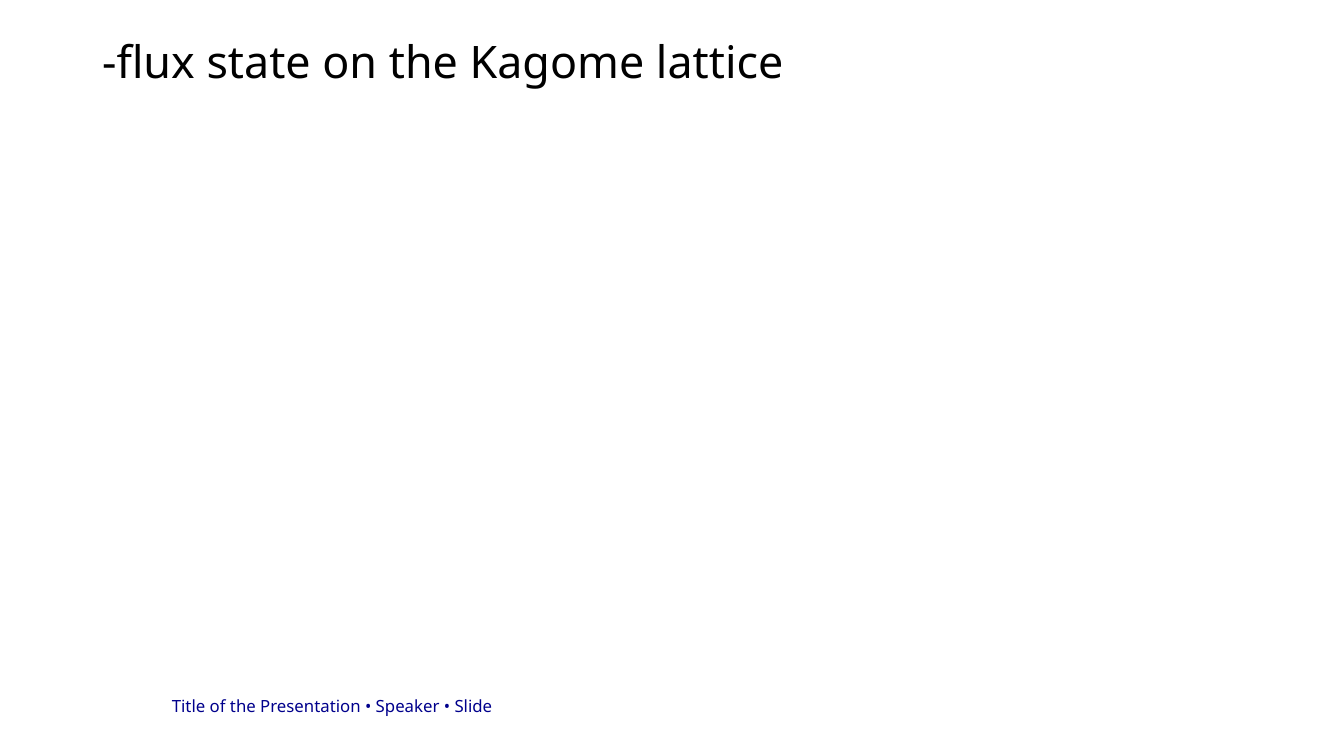
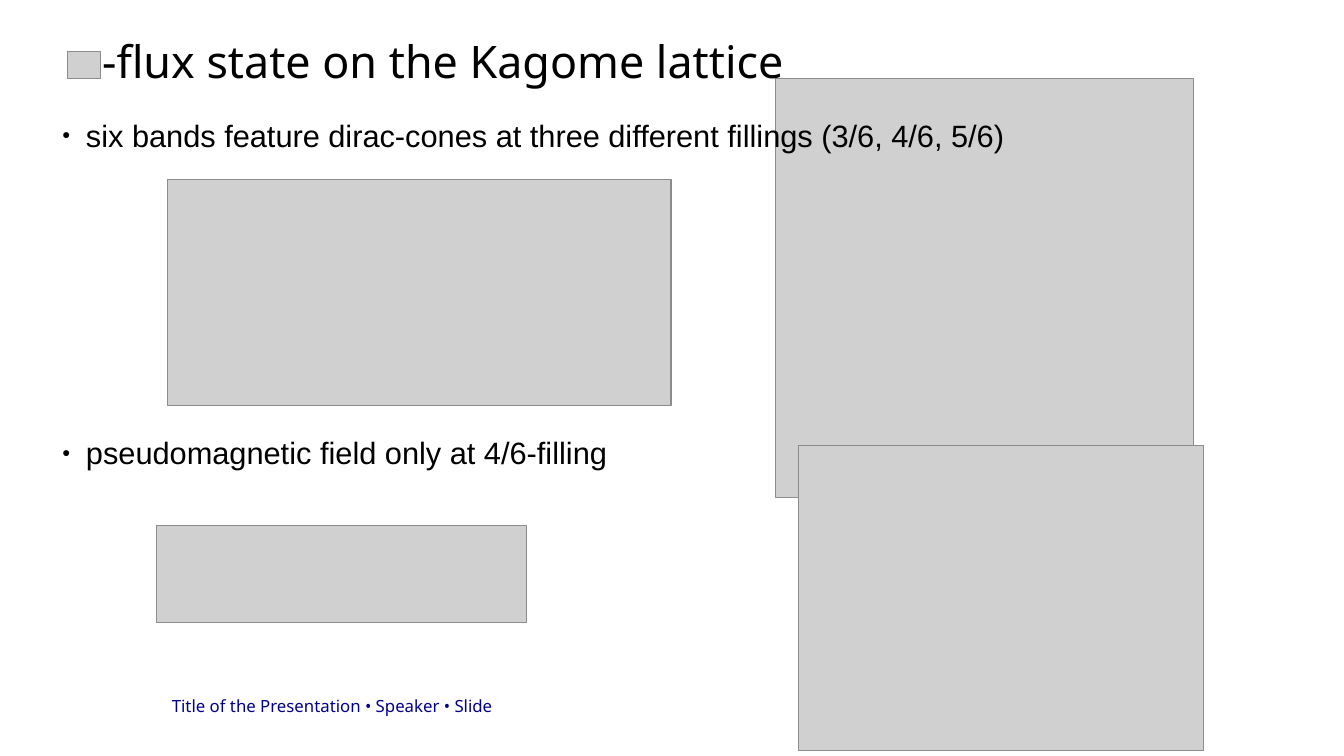
Before and after one commit to ElSickleRick/MP_wiki, a slide deck: slide 19 of WARB_presentation/präsi.odp. Drawn at 1344x756 pixels with LibreOffice and Linux fonts; fonts in the diff are those of the drawing; grey boxes stand for pictures; background and template pictures are left out. Boxes give left, top, right and bottom in pixels: in the first picture for what was removed or moved away, otherwise in the second. Text is boxed around its words. In the diff, an @@ line names an element or a change of style, - is before the commit and + after.

```diff
--- a/WARB_presentation/präsi.odp
+++ b/WARB_presentation/präsi.odp
@@ picture added at (68,51,101,79) @@
@@ picture added at (775,79,1194,497) @@
@@ text added at (86,122,1004,152), 22 pt, text #000000 @@
+● six bands feature dirac-cones at three different fillings (3/6, 4/6, 5/6)
@@ picture added at (167,179,670,406) @@
@@ text added at (86,441,607,470), 22 pt, text #000000 @@
+● pseudomagnetic field only at 4/6-filling
@@ picture added at (799,446,1204,751) @@
@@ picture added at (156,525,526,622) @@
```
Also in this commit, not shown: 4 other slides changed, 1 slide added, 8 other files.
